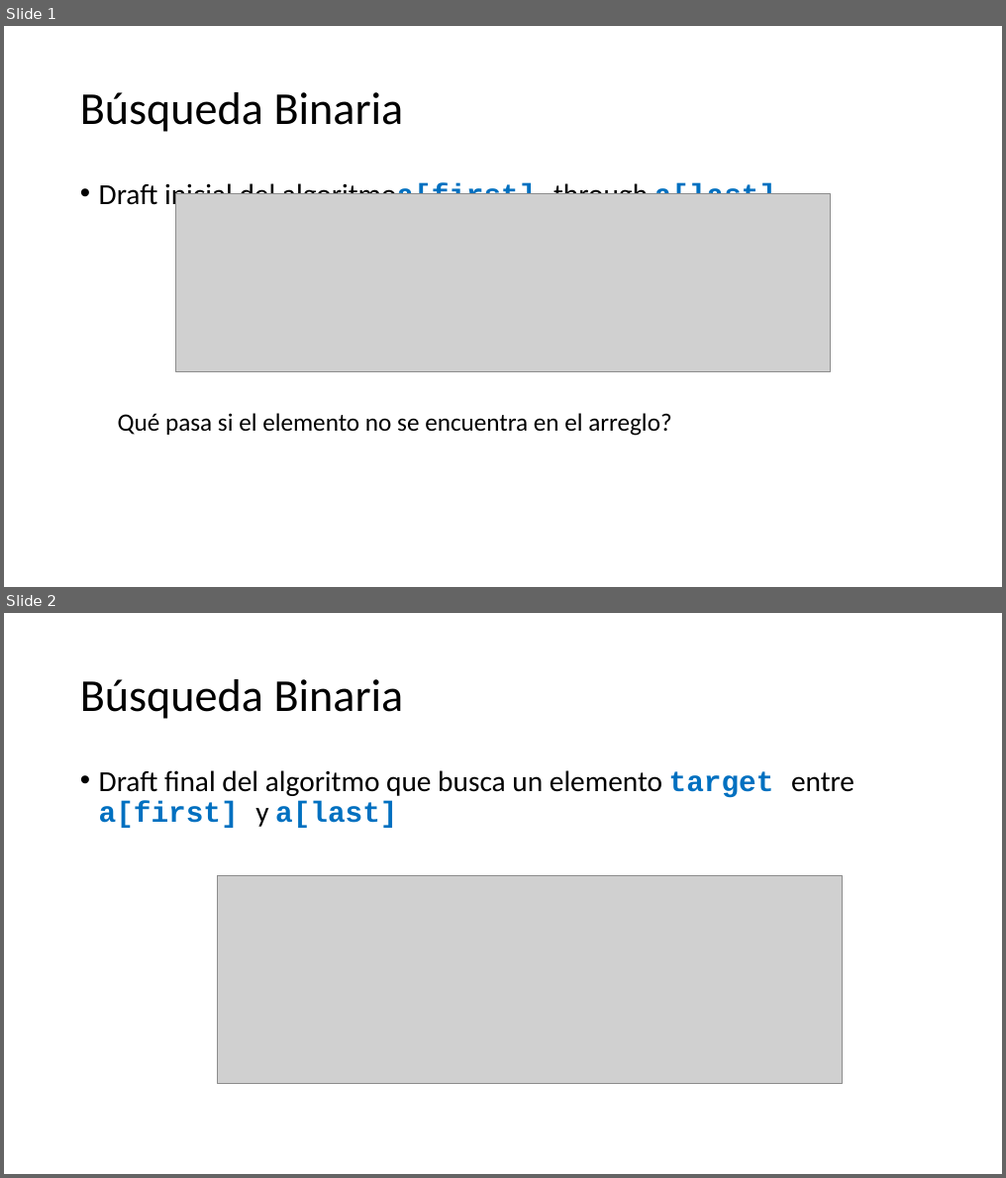
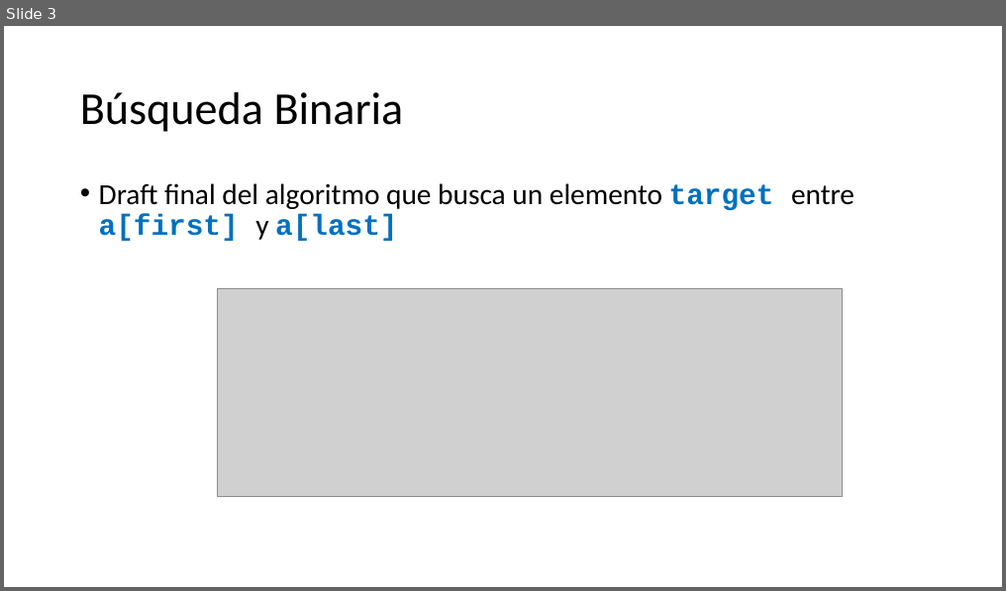
Before and after one commit to OMardil/INFO2, a slide deck: MOD08_Recursion/01 Presentacion/INFO2_MOD08_2-Busqueda_Binaria.pptx. Shown one above the other, each under a label of ours: slides 1 and 2 before the commit, slide 3 after it. The pictures are 1006x1178 and 1006x591 pixels, drawn with LibreOffice and Linux fonts; fonts in the diff are those of the drawing; grey boxes stand for pictures. Boxes give left, top, right and bottom in pixels: in the first picture for what was removed or moved away, otherwise in the second. Text is boxed around its words. In the diff, an @@ line names an element or a change of style, - is before the commit and + after.

```diff
--- a/MOD08_Recursion/01 Presentacion/INFO2_MOD08_2-Busqueda_Binaria.pptx
+++ b/MOD08_Recursion/01 Presentacion/INFO2_MOD08_2-Busqueda_Binaria.pptx
@@ slide 1 removed at (x1=4, y1=26, x2=1002, y2=587), background #FFFFFF @@
@@ title removed at (x1=80, y1=92, x2=404, y2=132) @@
-Búsqueda Binaria
@@ text removed at (x1=99, y1=179, x2=776, y2=436) @@
-• Draft inicial del algoritmoa[first] through a[last]
-  Qué pasa si el elemento no se encuentra en el arreglo?
@@ picture removed at (x1=176, y1=193, x2=831, y2=372) @@
@@ what was slide 2 is now slide 3 @@
```
Also in this commit, not shown: 1 slide changed, 4 slides added, 1 other slide removed, 7 other files.
